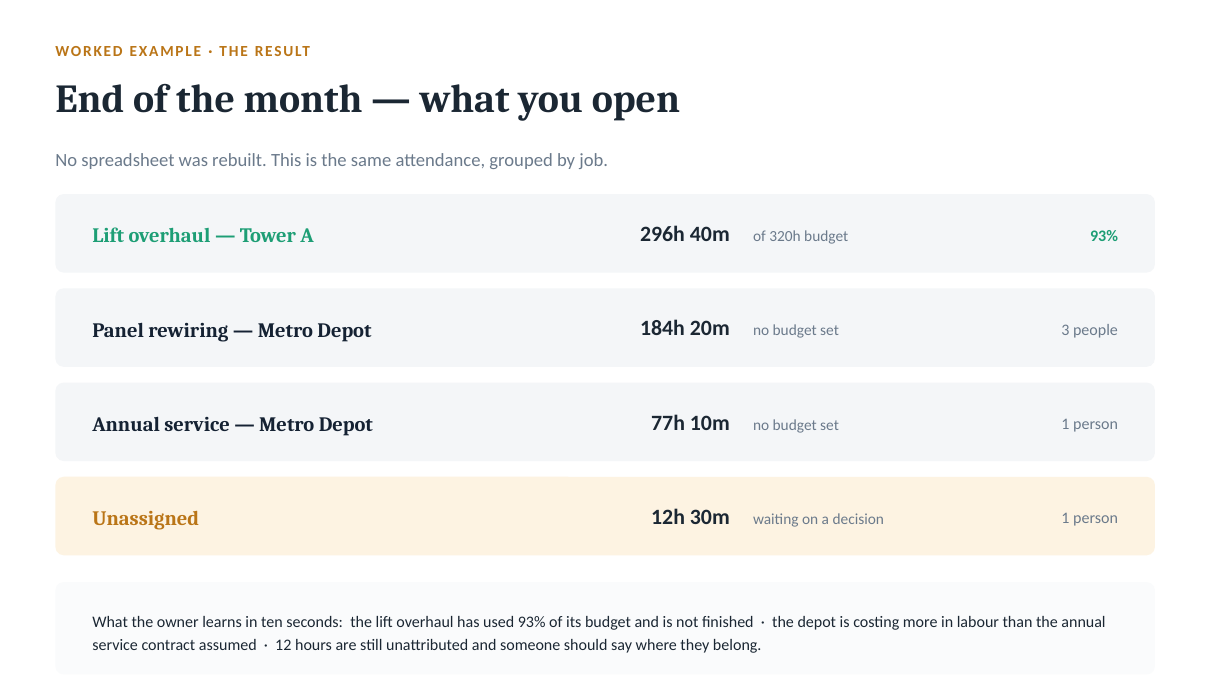
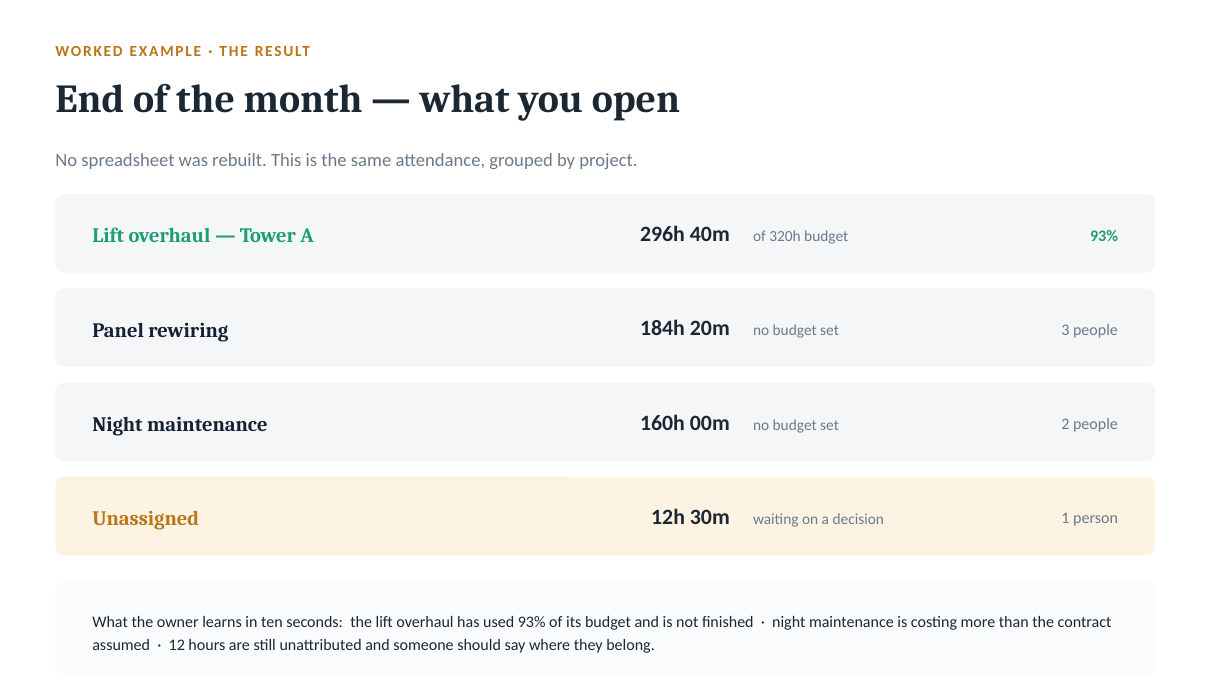
Before and after one commit to iammuniraa-wq/bpmsquare-app, a slide deck: slide 8 of docs/BPMSquare_WFM_Project_Costing.pptx (slide 7 before the commit). Drawn at 1232x693 pixels with LibreOffice and Linux fonts; fonts in the diff are those of the drawing. Boxes give left, top, right and bottom in pixels: in the first picture for what was removed or moved away, otherwise in the second. Text is boxed around its words. In the diff, an @@ line names an element or a change of style, - is before the commit and + after.

```diff
--- a/docs/BPMSquare_WFM_Project_Costing.pptx
+++ b/docs/BPMSquare_WFM_Project_Costing.pptx
@@ text at box(55, 153, 637, 169): text changed @@
-No spreadsheet was rebuilt. This is the same attendance, grouped by job.
+No spreadsheet was rebuilt. This is the same attendance, grouped by project.
@@ text at box(92, 322, 228, 342): text changed @@
-Panel rewiring — Metro Depot
+Panel rewiring
@@ text at box(92, 416, 267, 436): text changed @@
-Annual service — Metro Depot
+Night maintenance
@@ text at box(640, 414, 730, 430): text changed @@
-77h 10m
+160h 00m
@@ text at box(1061, 418, 1118, 432): text changed @@
-1 person
+2 people
@@ text at box(92, 616, 1112, 653): text changed @@
-What the owner learns in ten seconds: the lift overhaul has used 93% of its budget and is not finished · the depot is costing more in labour than the annual service contract assumed · 12 hours are still unattributed and someone should say where they belong.
+What the owner learns in ten seconds: the lift overhaul has used 93% of its budget and is not finished · night maintenance is costing more than the contract assumed · 12 hours are still unattributed and someone should say where they belong.
```
Also in this commit, not shown: 10 other slides changed, 3 slides added, 2 slides removed.
